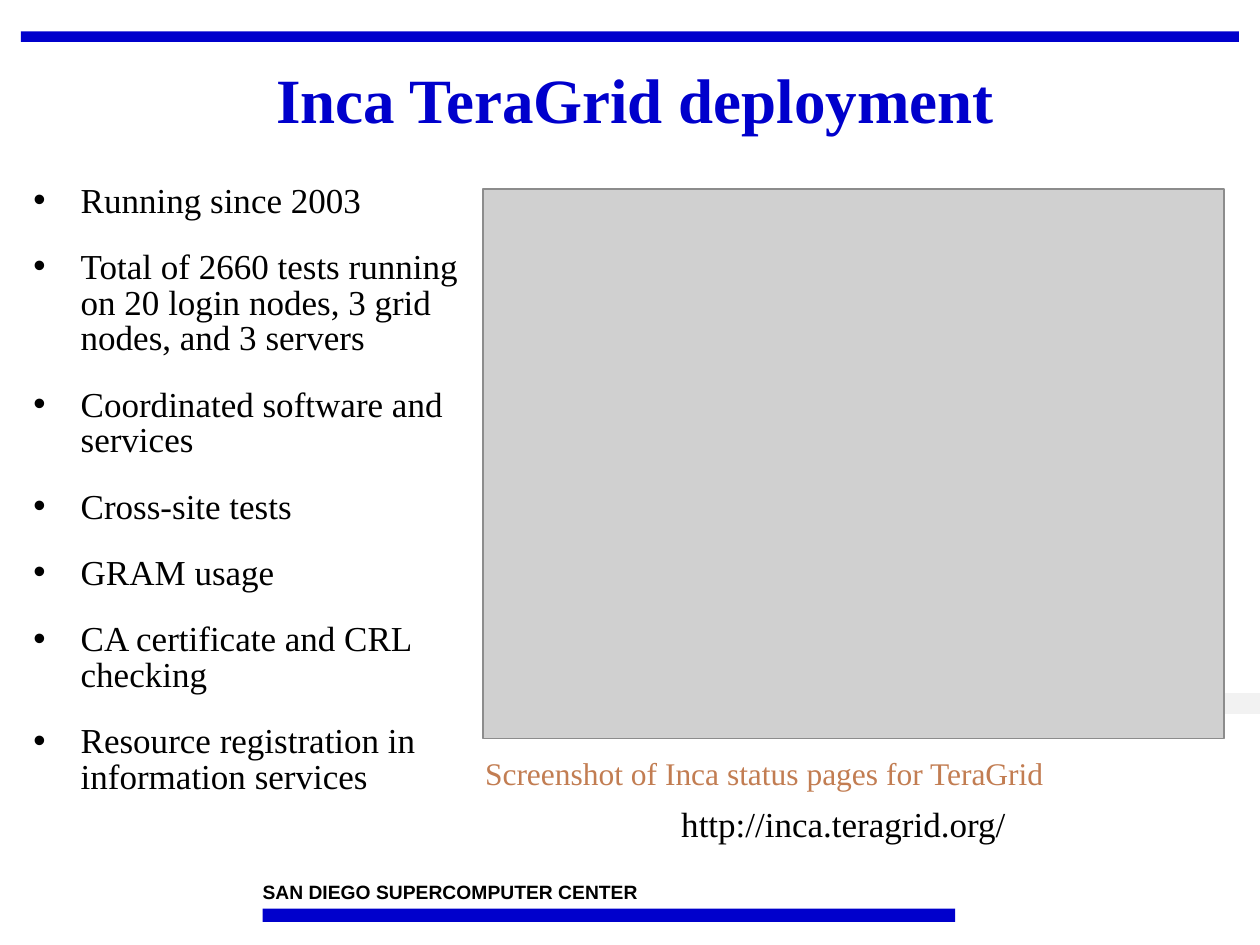
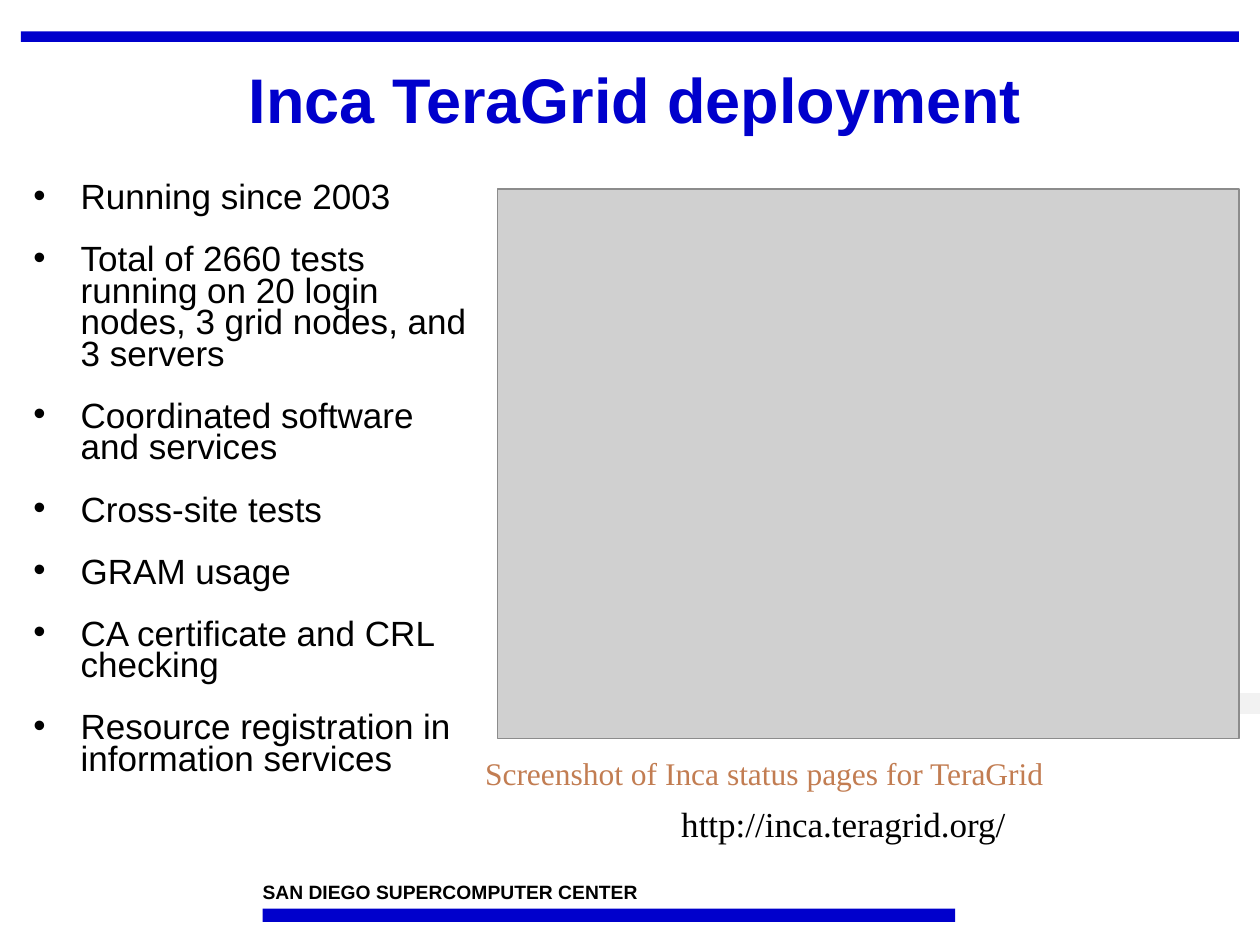
Before and after one commit to IncaProject/inca-xsede, a slide deck: slide 14 of talks/sc08/inca-sc08.ppt. Drawn at 1260x945 pixels with LibreOffice and Linux fonts; fonts in the diff are those of the drawing; grey boxes stand for pictures; background and template pictures are left out. Boxes give left, top, right and bottom in pixels: in the first picture for what was removed or moved away, otherwise in the second. Text is boxed around its words. In the diff, an @@ line names an element or a change of style, - is before the commit and + after.

```diff
--- a/talks/sc08/inca-sc08.ppt
+++ b/talks/sc08/inca-sc08.ppt
@@ title "Inca TeraGrid deployment" at [249,77,1020,135]: font Times New Roman to Arial @@
@@ text "Running since 2003" at [81,183,466,772]: font Times New Roman to Arial; line spacing 0.85 to 0.75 @@
@@ picture: place and size @@
-picture at [483,189,1223,738]
+picture at [498,189,1239,738]
```
Also in this commit, not shown: 17 other slides changed.
